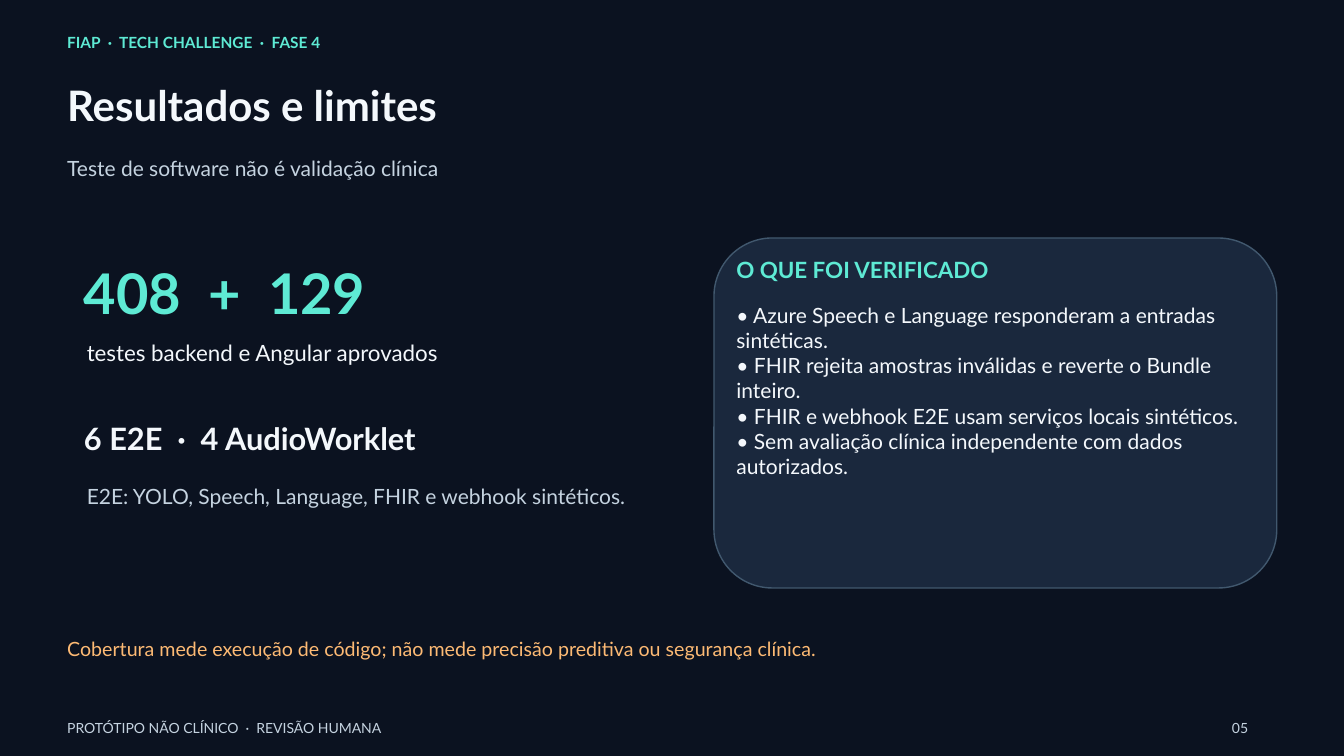
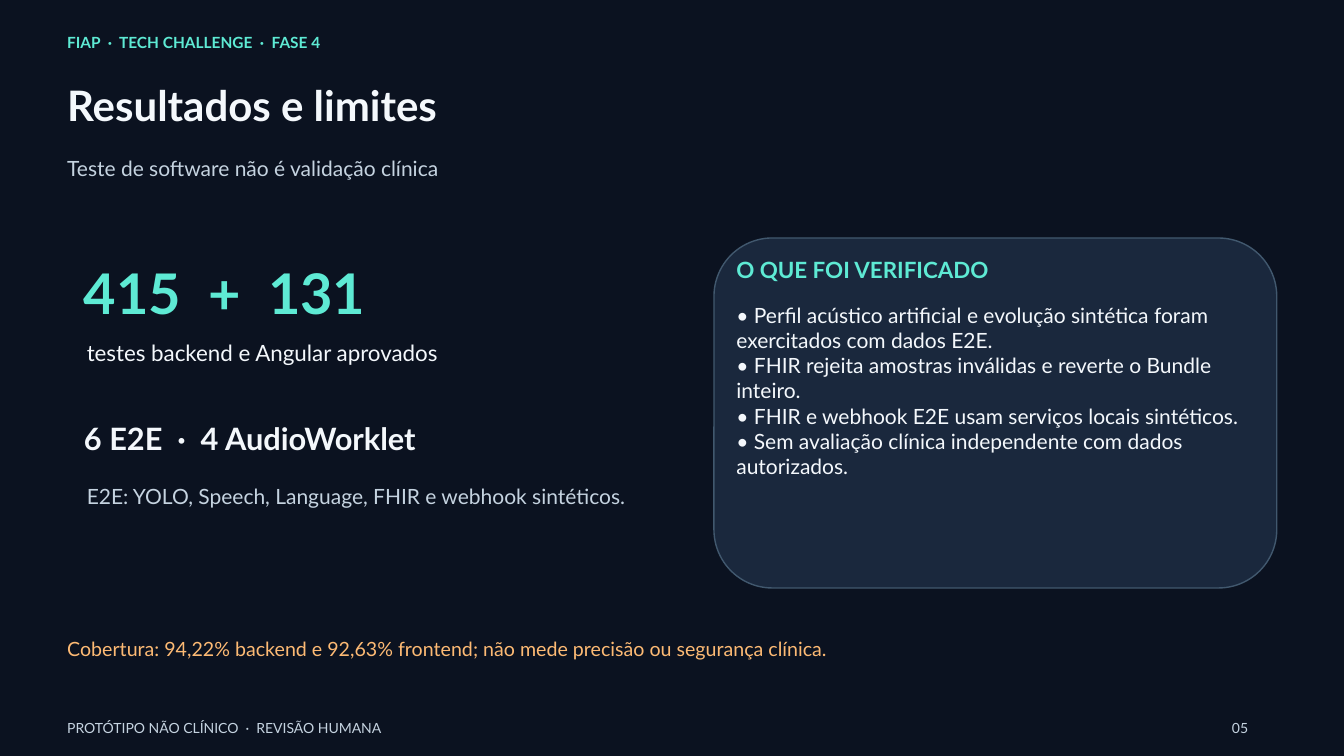
Before and after one commit to Etyonamine/Fiap_Pos_9AIDT_Fase_04_Monitoramento_multimodal_pacientes, a slide deck: slide 5 of docs/Vigia-Saude-apresentacao-revisada.pptx. Drawn at 1344x756 pixels with LibreOffice and Linux fonts; fonts in the diff are those of the drawing. Boxes give left, top, right and bottom in pixels: in the first picture for what was removed or moved away, otherwise in the second. Text is boxed around its words. In the diff, an @@ line names an element or a change of style, - is before the commit and + after.

```diff
--- a/docs/Vigia-Saude-apresentacao-revisada.pptx
+++ b/docs/Vigia-Saude-apresentacao-revisada.pptx
@@ text at [84,273,365,315]: text changed @@
-408 + 129
+415 + 131
@@ text at [736,307,1208,348]: text changed @@
-• Azure Speech e Language responderam a entradas sintéticas.
+• Perfil acústico artificial e evolução sintética foram exercitados com dados E2E.
@@ text at [67,641,826,660]: text changed @@
-Cobertura mede execução de código; não mede precisão preditiva ou segurança clínica.
+Cobertura: 94,22% backend e 92,63% frontend; não mede precisão ou segurança clínica.
```
Also in this commit, not shown: 6 other files.
